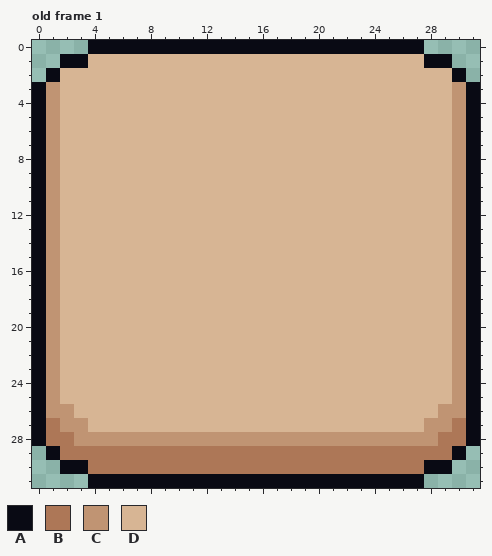
Two states of a pixel-art file, Assets/Sprites/UI/menu_button.aseprite. That is the earlier state.
32x32 pixels, 1 frame. Shown: old frame 1.
Palette (. is transparent): A #090a14  B #ad7757  C #c09473  D #d7b594
Pixels before, old frame 1, first column x 0:
 0 ....AAAAAAAAAAAAAAAAAAAAAAAA....
 1 ..AADDDDDDDDDDDDDDDDDDDDDDDDAA..
 2 .ADDDDDDDDDDDDDDDDDDDDDDDDDDDDA.
 3 ACDDDDDDDDDDDDDDDDDDDDDDDDDDDDCA
 4 ACDDDDDDDDDDDDDDDDDDDDDDDDDDDDCA
 5 ACDDDDDDDDDDDDDDDDDDDDDDDDDDDDCA
 6 ACDDDDDDDDDDDDDDDDDDDDDDDDDDDDCA
 7 ACDDDDDDDDDDDDDDDDDDDDDDDDDDDDCA
 8 ACDDDDDDDDDDDDDDDDDDDDDDDDDDDDCA
 9 ACDDDDDDDDDDDDDDDDDDDDDDDDDDDDCA
10 ACDDDDDDDDDDDDDDDDDDDDDDDDDDDDCA
11 ACDDDDDDDDDDDDDDDDDDDDDDDDDDDDCA
12 ACDDDDDDDDDDDDDDDDDDDDDDDDDDDDCA
13 ACDDDDDDDDDDDDDDDDDDDDDDDDDDDDCA
14 ACDDDDDDDDDDDDDDDDDDDDDDDDDDDDCA
15 ACDDDDDDDDDDDDDDDDDDDDDDDDDDDDCA
16 ACDDDDDDDDDDDDDDDDDDDDDDDDDDDDCA
17 ACDDDDDDDDDDDDDDDDDDDDDDDDDDDDCA
18 ACDDDDDDDDDDDDDDDDDDDDDDDDDDDDCA
19 ACDDDDDDDDDDDDDDDDDDDDDDDDDDDDCA
20 ACDDDDDDDDDDDDDDDDDDDDDDDDDDDDCA
21 ACDDDDDDDDDDDDDDDDDDDDDDDDDDDDCA
22 ACDDDDDDDDDDDDDDDDDDDDDDDDDDDDCA
23 ACDDDDDDDDDDDDDDDDDDDDDDDDDDDDCA
24 ACDDDDDDDDDDDDDDDDDDDDDDDDDDDDCA
25 ACDDDDDDDDDDDDDDDDDDDDDDDDDDDDCA
26 ACCDDDDDDDDDDDDDDDDDDDDDDDDDDCCA
27 ABCCDDDDDDDDDDDDDDDDDDDDDDDDCCBA
28 ABBCCCCCCCCCCCCCCCCCCCCCCCCCCBBA
29 .ABBBBBBBBBBBBBBBBBBBBBBBBBBBBA.
30 ..AABBBBBBBBBBBBBBBBBBBBBBBBAA..
31 ....AAAAAAAAAAAAAAAAAAAAAAAA....
Once edited:
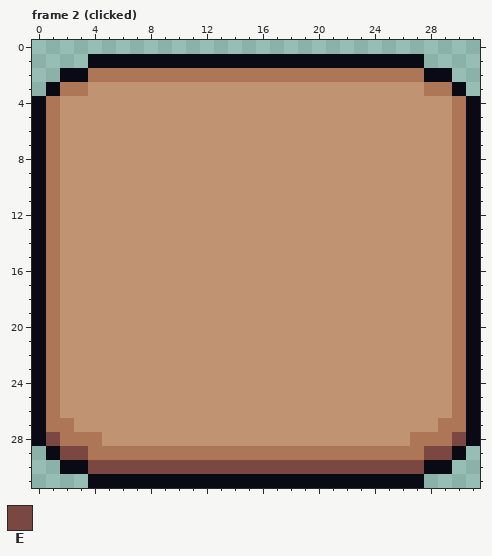
Colours new in this view: E #7a4841
A new or re-ordered frame is compared with the old frame closest to it.
Changes in this commit:
frames 1 -> 2
Changed rows in their new state; - is an unchanged pixel.
Frame 2 (clicked) is new; against old frame 1:
first column x 0:
 0 ----........................----
 1 --..AAAAAAAAAAAAAAAAAAAAAAAA..--
 2 -.AABBBBBBBBBBBBBBBBBBBBBBBBAA.-
 3 .ABBCCCCCCCCCCCCCCCCCCCCCCCCBBA.
 4 -BCCCCCCCCCCCCCCCCCCCCCCCCCCCCB-
 5 -BCCCCCCCCCCCCCCCCCCCCCCCCCCCCB-
 6 -BCCCCCCCCCCCCCCCCCCCCCCCCCCCCB-
 7 -BCCCCCCCCCCCCCCCCCCCCCCCCCCCCB-
 8 -BCCCCCCCCCCCCCCCCCCCCCCCCCCCCB-
 9 -BCCCCCCCCCCCCCCCCCCCCCCCCCCCCB-
10 -BCCCCCCCCCCCCCCCCCCCCCCCCCCCCB-
11 -BCCCCCCCCCCCCCCCCCCCCCCCCCCCCB-
12 -BCCCCCCCCCCCCCCCCCCCCCCCCCCCCB-
13 -BCCCCCCCCCCCCCCCCCCCCCCCCCCCCB-
14 -BCCCCCCCCCCCCCCCCCCCCCCCCCCCCB-
15 -BCCCCCCCCCCCCCCCCCCCCCCCCCCCCB-
16 -BCCCCCCCCCCCCCCCCCCCCCCCCCCCCB-
17 -BCCCCCCCCCCCCCCCCCCCCCCCCCCCCB-
18 -BCCCCCCCCCCCCCCCCCCCCCCCCCCCCB-
19 -BCCCCCCCCCCCCCCCCCCCCCCCCCCCCB-
20 -BCCCCCCCCCCCCCCCCCCCCCCCCCCCCB-
21 -BCCCCCCCCCCCCCCCCCCCCCCCCCCCCB-
22 -BCCCCCCCCCCCCCCCCCCCCCCCCCCCCB-
23 -BCCCCCCCCCCCCCCCCCCCCCCCCCCCCB-
24 -BCCCCCCCCCCCCCCCCCCCCCCCCCCCCB-
25 -BCCCCCCCCCCCCCCCCCCCCCCCCCCCCB-
26 -B-CCCCCCCCCCCCCCCCCCCCCCCCCC-B-
27 --B-CCCCCCCCCCCCCCCCCCCCCCCC-B--
28 -E-BB----------------------BB-E-
29 --EE------------------------EE--
30 ----EEEEEEEEEEEEEEEEEEEEEEEE----
Where, in picture pixels (left, top, right, bottom), the same in both pictures:
changed: (32, 40, 480, 474)
